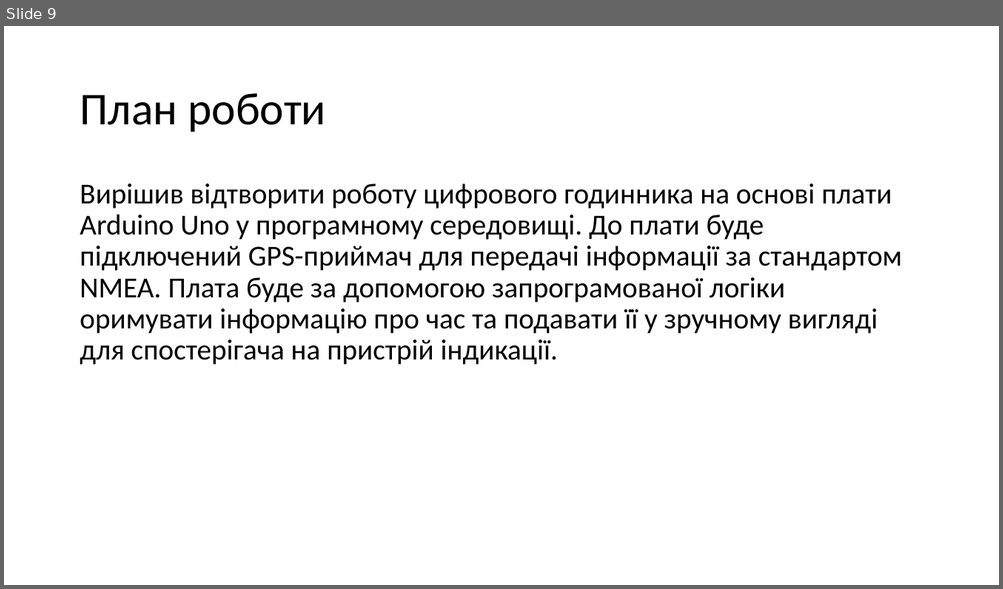
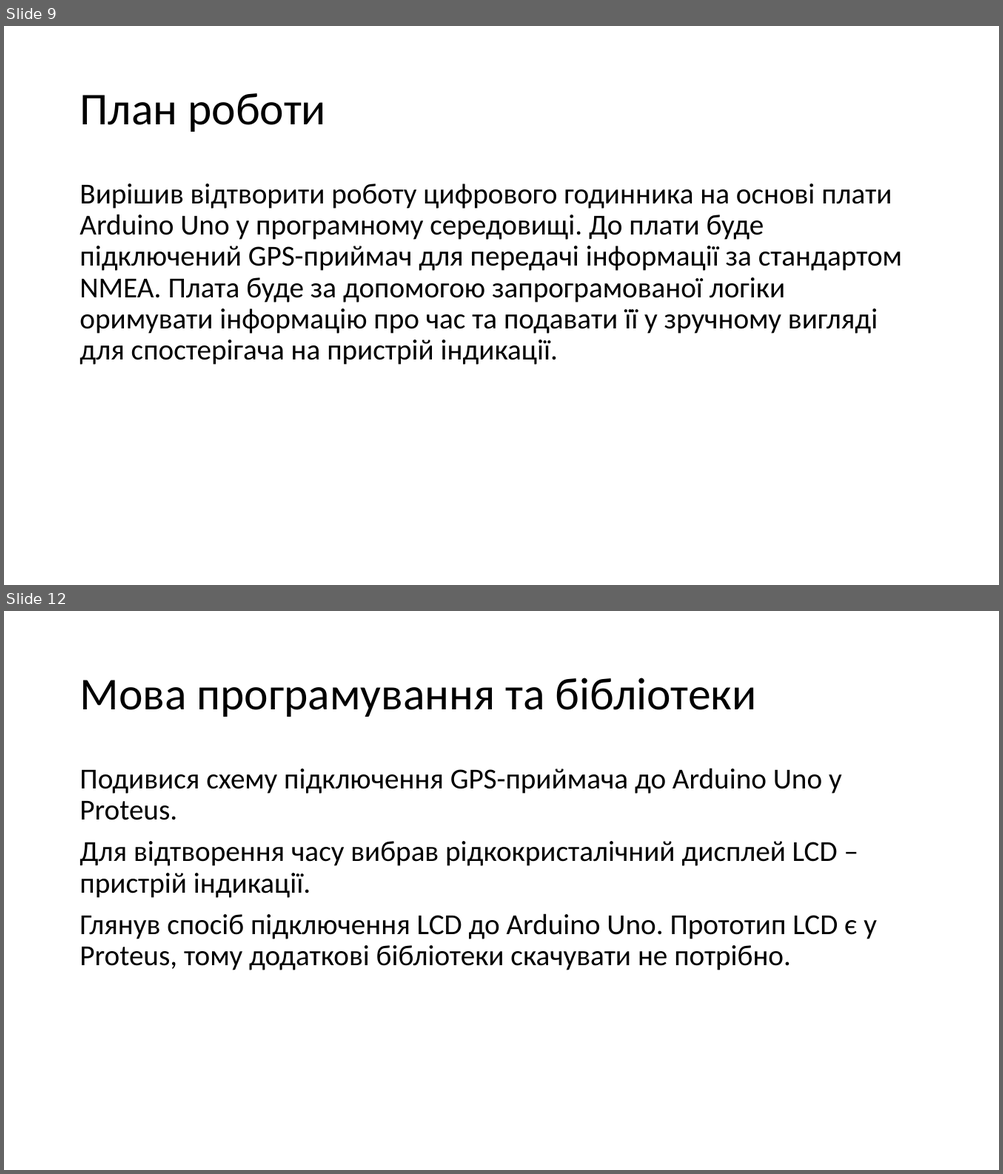
Before and after one commit to Vadym-Havryliuk/University-2, a slide deck: Доповідь 2.pptx. Shown one above the other, each under a label of ours: slide 9 before the commit, slides 9 and 12 after it; the slides between them are not shown. The pictures are 1003x589 and 1003x1174 pixels, drawn with LibreOffice and Linux fonts; fonts in the diff are those of the drawing. Boxes give left, top, right and bottom in pixels: in the first picture for what was removed or moved away, otherwise in the second. Text is boxed around its words. In the diff, an @@ line names an element or a change of style, - is before the commit and + after.

```diff
--- a/Доповідь 2.pptx
+++ b/Доповідь 2.pptx
@@ slide 12 added at (4,611,999,1170), background #FFFFFF @@
@@ title added at (79,678,757,717), 44 pt, text #000000 @@
+Мова програмування та бібліотеки
@@ text added at (79,768,876,971), 28 pt, text #000000 @@
+Подивися схему підключення GPS-приймача до Arduino Uno у Proteus.
+Для відтворення часу вибрав рідкокристалічний дисплей LCD – пристрій індикації.
+Глянув спосіб підключення LCD до Arduino Uno. Прототип LCD є у Proteus, тому додаткові бібліотеки скачувати не потрібно.
```
Also in this commit, not shown: 1 slide changed, 4 other slides added, 1 slide removed.
